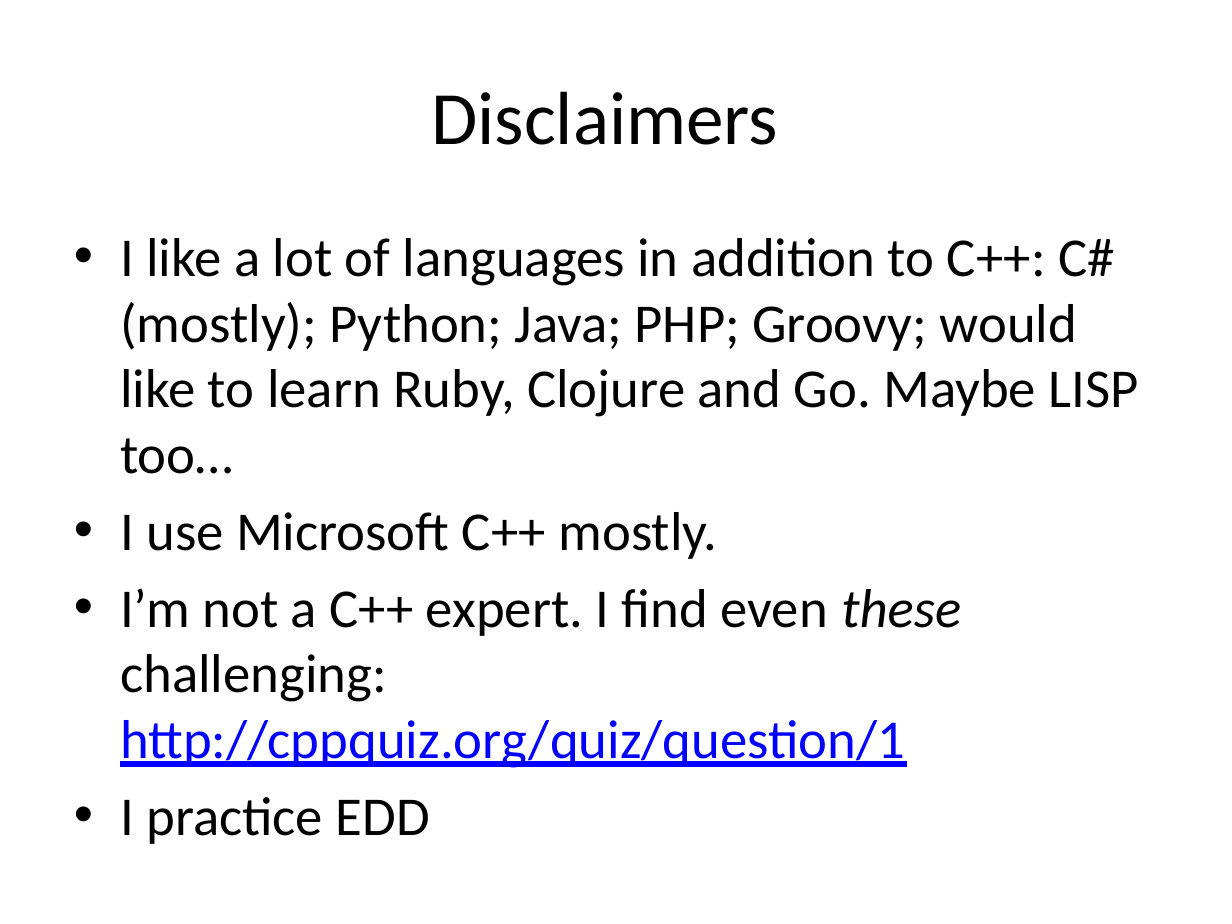
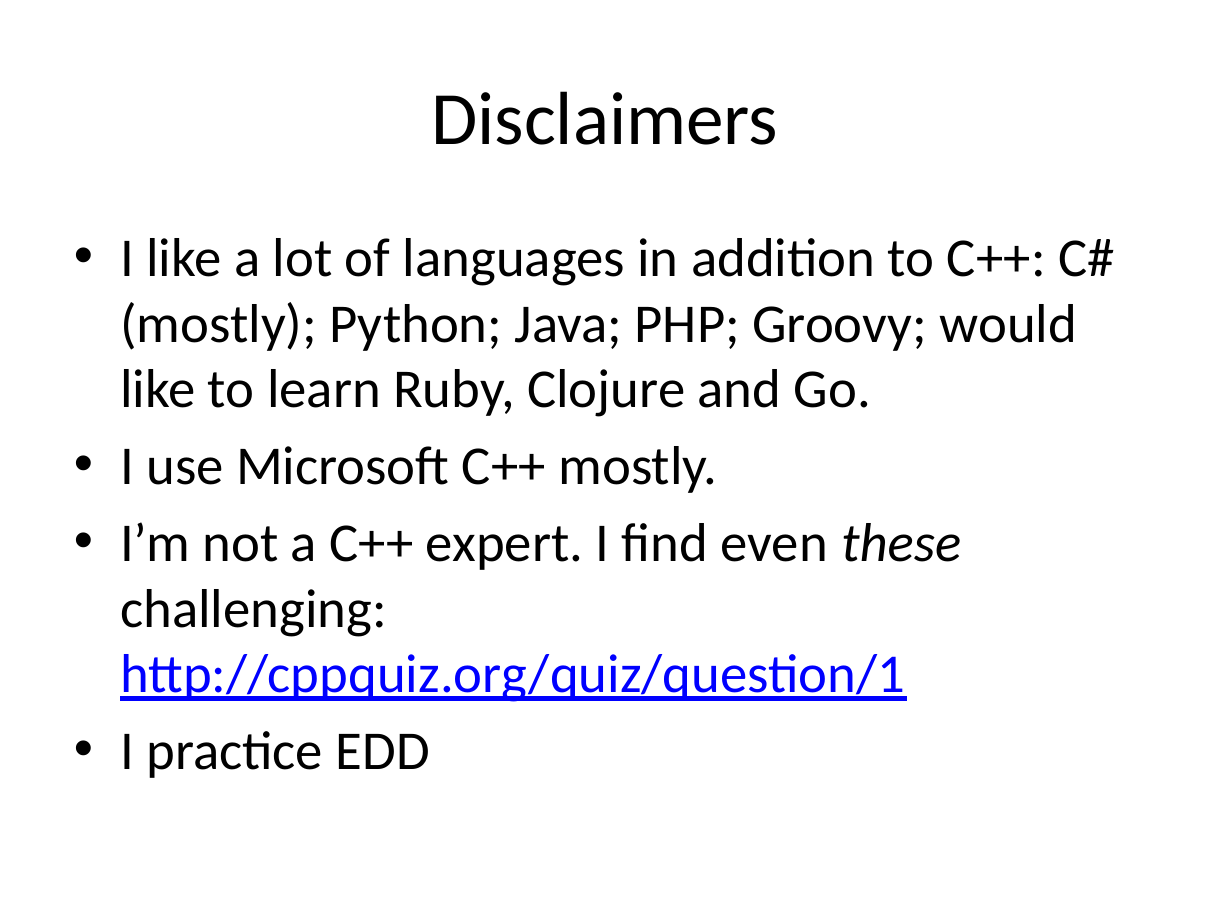
Before and after one commit to fellmad/FunWithCpp11, a slide deck: slide 4 of doc/Fun_with_C++11.pptx (slide 3 before the commit). Drawn at 1232x924 pixels with LibreOffice and Linux fonts; fonts in the diff are those of the drawing. Boxes give left, top, right and bottom in pixels: in the first picture for what was removed or moved away, otherwise in the second. Text is boxed around its words. In the diff, an @@ line names an element or a change of style, - is before the commit and + after.

Commit message:
pptx

```diff
--- a/doc/Fun_with_C++11.pptx
+++ b/doc/Fun_with_C++11.pptx
@@ text at [120,238,1114,417]: text changed @@
-• I like a lot of languages in addition to C++: C# (mostly); Python; Java; PHP; Groovy; would like to learn Ruby, Clojure and Go. Maybe LISP too…
+• I like a lot of languages in addition to C++: C# (mostly); Python; Java; PHP; Groovy; would like to learn Ruby, Clojure and Go.
```
Also in this commit, not shown: 5 other slides changed, 2 slides added.
